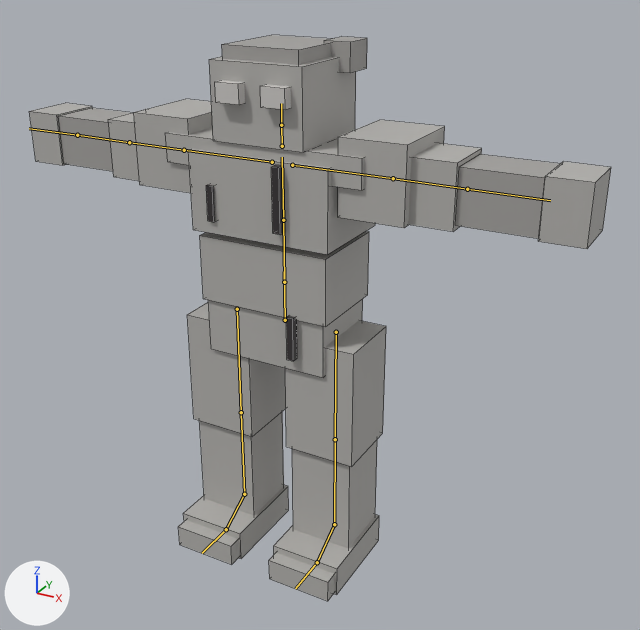
One commit to the FBX model Assets/Resources/Bodies/Golem.fbx: the scene before it, then after it.
Before and after are seen from a 50 mm camera at (0.769, -1.266, 1.129) aimed at (0.062, 0.018, 0.487). Arrows for +X, +Y and +Z are at lower left; the lights stay in place. The first picture is the older version. The bones that change, and the others that lie on the model, are drawn over the model as lines. Mesh edges are drawn as thin lines.

The first picture shows 'GolemMesh'.
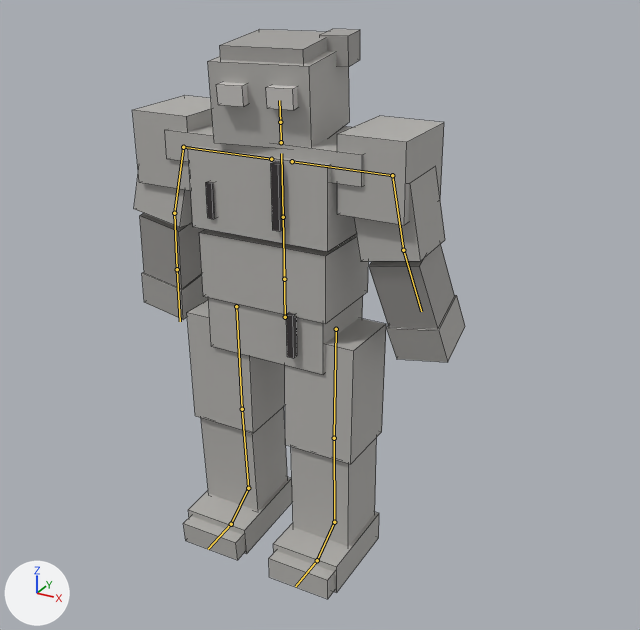
The newer file adds an action. The first version stands in its rest pose; the second is drawn at frame 28 of the action 'Golem|Talk'.

Changed parts and their boxes (x1, y1, x2, y2) in the pictures (640 x 630 px):
```json
{"object": "GolemMesh", "change": "posed", "before": [29, 35, 611, 601], "after": [133, 29, 465, 599], "on screen": "43% narrower"}
{"bone": "Hips", "before": "(285, 320) to (284, 271)", "after": "(285, 317) to (284, 268)"}
{"bone": "Head", "before": "(281, 125) to (281, 103)", "after": "(280, 122) to (279, 100)"}
{"bone": "LeftUpperArm", "before": "(393, 178) to (467, 189)", "after": "(392, 175) to (403, 250)"}
{"bone": "LeftLowerArm", "before": "(467, 189) to (550, 200)", "after": "(403, 250) to (421, 311)"}
{"bone": "RightUpperArm", "before": "(184, 150) to (129, 142)", "after": "(183, 147) to (174, 213)"}
{"bone": "RightLowerArm", "before": "(129, 142) to (77, 135)", "after": "(174, 213) to (177, 269)"}
{"bone": "LeftUpperLeg", "before": "(336, 332) to (335, 439)", "after": "(336, 329) to (334, 438)"}
{"bone": "LeftLowerLeg", "before": "(335, 439) to (334, 524)", "after": "(334, 438) to (334, 522)"}
{"bone": "RightUpperLeg", "before": "(237, 309) to (241, 412)", "after": "(236, 306) to (242, 409)"}
{"bone": "RightLowerLeg", "before": "(241, 412) to (244, 494)", "after": "(242, 409) to (248, 488)"}
```

Scene script edits in JSON lines:
```json
{"block": "bone_hips", "where": "bone_hips = bpy.data.objects['Golem'].pose.bones['Hips']"}
{"op": "set", "path": "bone_hips.location", "old": "(0.0, 0.0, 0.0)", "new": "(0.0, 0.006, 0.0)"}
{"block": "bone_head", "where": "bone_head = bpy.data.objects['Golem'].pose.bones['Head']  # child of 'Neck'"}
{"op": "set", "path": "bone_head.rotation_quaternion", "old": "(1.0, 0.0, 0.0, 0.0)", "new": "(0.997, 0.017, 0.07, -0.001)", "note": "degrees (0, 0, 0) -> degrees (2, 8, 0)"}
{"block": "bone_leftupperarm", "where": "bone_leftupperarm = bpy.data.objects['Golem'].pose.bones['LeftUpperArm']  # child of 'LeftShoulder'"}
{"op": "set", "path": "bone_leftupperarm.rotation_quaternion", "old": "(1.0, 0.0, 0.0, 0.0)", "new": "(0.766, -0.643, 0.009, 0.008)", "note": "degrees (0, 0, 0) -> degrees (-80, 1, 0)"}
{"block": "bone_leftlowerarm", "where": "bone_leftlowerarm = bpy.data.objects['Golem'].pose.bones['LeftLowerArm']  # child of 'LeftUpperArm'"}
{"op": "set", "path": "bone_leftlowerarm.rotation_quaternion", "old": "(1.0, 0.0, 0.0, 0.0)", "new": "(0.99, 0.0, 0.0, 0.139)", "note": "degrees (0, 0, 0) -> degrees (0, 0, 16)"}
{"block": "bone_rightupperarm", "where": "bone_rightupperarm = bpy.data.objects['Golem'].pose.bones['RightUpperArm']  # child of 'RightShoulder'"}
{"op": "set", "path": "bone_rightupperarm.rotation_quaternion", "old": "(1.0, 0.0, 0.0, 0.0)", "new": "(0.765, -0.642, 0.041, 0.034)", "note": "degrees (0, 0, 0) -> degrees (-80, 6, 0)"}
{"block": "bone_rightlowerarm", "where": "bone_rightlowerarm = bpy.data.objects['Golem'].pose.bones['RightLowerArm']  # child of 'RightUpperArm'"}
{"op": "set", "path": "bone_rightlowerarm.rotation_quaternion", "old": "(1.0, 0.0, 0.0, 0.0)", "new": "(0.99, 0.0, 0.0, -0.139)", "note": "degrees (0, 0, 0) -> degrees (0, 0, -16)"}
{"block": "bone_leftupperleg", "where": "bone_leftupperleg = bpy.data.objects['Golem'].pose.bones['LeftUpperLeg']  # child of 'Hips'"}
{"op": "set", "path": "bone_leftupperleg.rotation_quaternion", "old": "(1.0, 0.0, 0.0, 0.0)", "new": "(1.0, -0.01, 0.0, 0.0)", "note": "degrees (0, 0, 0) -> degrees (-1, 0, 0)"}
{"block": "bone_leftlowerleg", "where": "bone_leftlowerleg = bpy.data.objects['Golem'].pose.bones['LeftLowerLeg']  # child of 'LeftUpperLeg'"}
{"op": "set", "path": "bone_leftlowerleg.rotation_quaternion", "old": "(1.0, 0.0, 0.0, 0.0)", "new": "(1.0, 0.019, 0.0, 0.0)", "note": "degrees (0, 0, 0) -> degrees (2, 0, 0)"}
{"block": "bone_rightupperleg", "where": "bone_rightupperleg = bpy.data.objects['Golem'].pose.bones['RightUpperLeg']  # child of 'Hips'"}
{"op": "set", "path": "bone_rightupperleg.rotation_quaternion", "old": "(1.0, 0.0, 0.0, 0.0)", "new": "(1.0, 0.01, 0.0, 0.0)", "note": "degrees (0, 0, 0) -> degrees (1, 0, 0)"}
{"block": "bone_rightlowerleg", "where": "bone_rightlowerleg = bpy.data.objects['Golem'].pose.bones['RightLowerLeg']  # child of 'RightUpperLeg'"}
{"op": "set", "path": "bone_rightlowerleg.rotation_quaternion", "old": "(1.0, 0.0, 0.0, 0.0)", "new": "(1.0, 0.019, 0.0, 0.0)", "note": "degrees (0, 0, 0) -> degrees (2, 0, 0)"}
```
